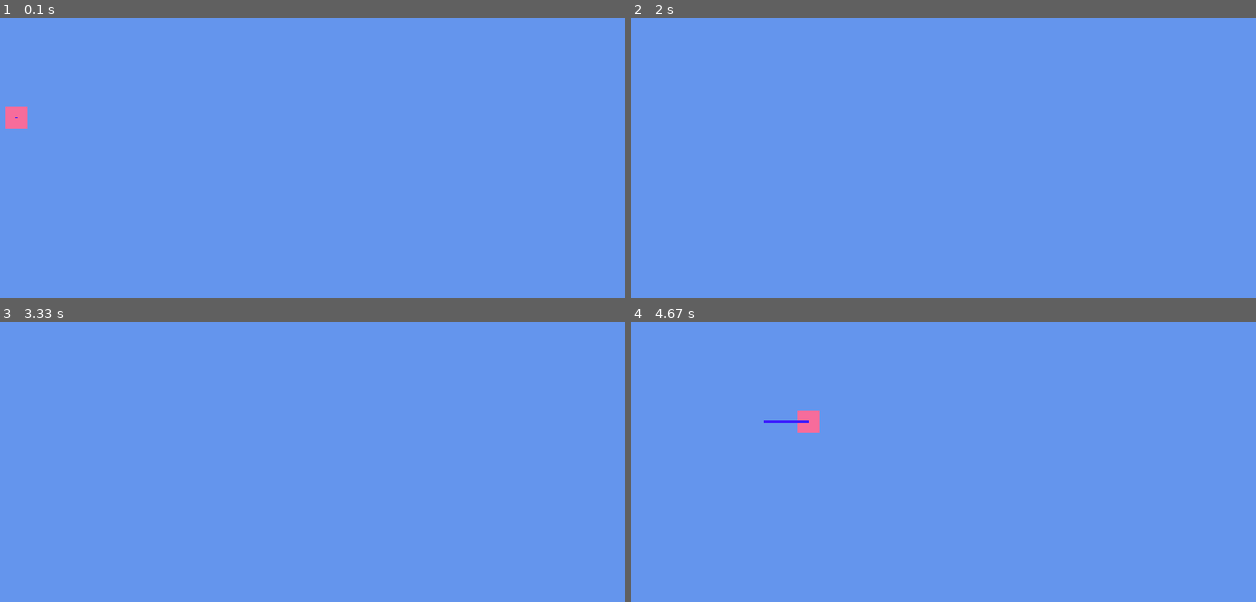
Above: before the commit, frames 1-4 (two rows, left to right).
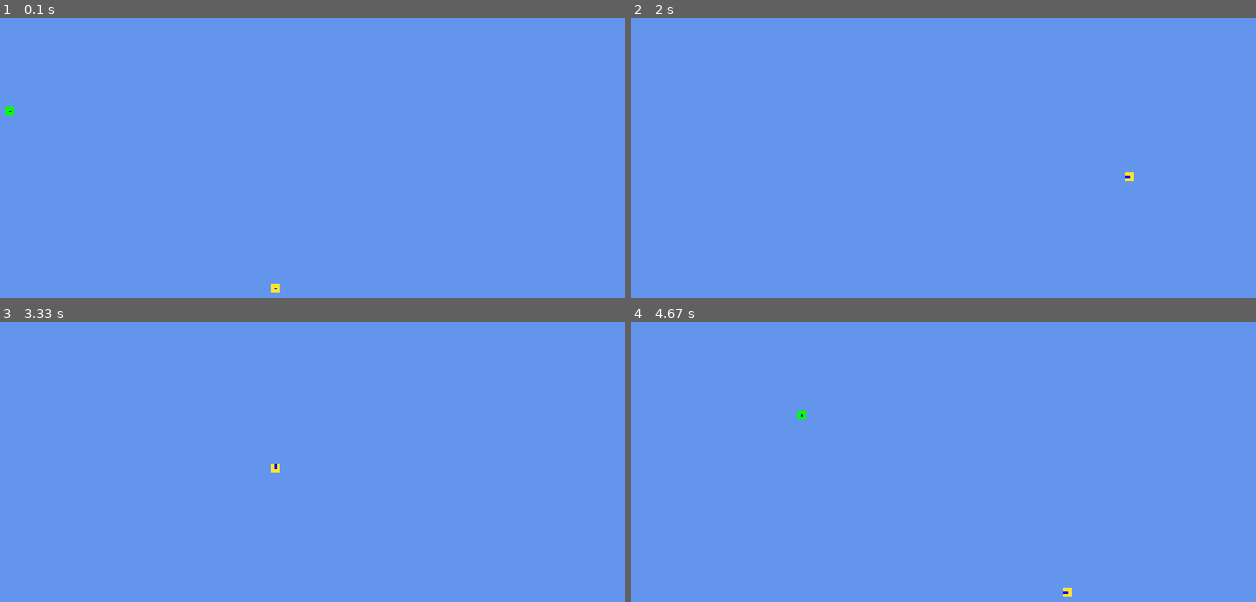
Above: after the commit, the same moments.

Repository: Nealan1998/Python-AI
Game: pygame game, started from PygameIntroBoyd/PygameIntroBoyd/PygameIntroBoyd.py
The game is run twice, just before and just after one commit, with the same random seed, the same clock (stepped at 60 frames per second) and the same inputs.
Inputs:
- Up to frame 1 (0.1 s): no input
- Up to frame 2 (2 s): hold D 0.33-0.8 s; hold W 0.83-1.13 s; hold D 1.17-1.63 s; hold A from 1.67 s (still down)
- Up to frame 3 (3.33 s): release A at 2.2 s; hold S 2.23-2.53 s; hold A 2.57-2.97 s; hold W from 3 s (still down)
- Up to frame 4 (4.67 s): release W at 3.37 s; hold D 3.4-4.03 s; hold S 4.07-4.43 s; hold A from 4.47 s (still down)

The runs differ from the first frame. In frame 1, 0.3% of the frame differs, in the area x 0-45%, y 31-99%; in frame 2, less than 0.1%; in frame 3, less than 0.1%; in frame 4, 0.4%, in the area x 21-71%, y 31-99%.

Commit message:
Added Enemy

Diff:
--- a/PygameIntroBoyd/PygameIntroBoyd/Constants.py
+++ b/PygameIntroBoyd/PygameIntroBoyd/Constants.py
@@ -1,7 +1,18 @@
 from Vector import Vector
 
 # Constants that will be accessed throughout project
+# World Constants
 FRAME_RATE = 60
 WORLD_WIDTH = 800
 WORLD_HEIGHT = 600
 BACKGROUND_COLOR = (100, 149, 237)
+SCREEN_SIZE = Vector(WORLD_WIDTH, WORLD_HEIGHT)
+
+# Player Constants
+PLAYER_SIZE = 10.0
+PLAYER_SPEED = 5.5
+PLAYER_COLOR = (255, 229, 44)
+
+# Enemy Constants
+ENEMY_SIZE = 10.0
+ENEMY_SPEED = 5
--- /dev/null
+++ b/PygameIntroBoyd/PygameIntroBoyd/Enemy.py
@@ -0,0 +1,43 @@
+import pygame
+import Constants
+from Vector import Vector
+
+class Enemy:
+
+    def __init__(self, position, size, speed):
+        self.position = position
+        self.size = size
+        self.speed = speed
+        self.velocity = Vector(0,0)
+        self.center = self.getCenter
+        self.color = (0, 255, 0)
+
+    def __str__(self):
+        return (f"Player Size: {str(self.size)}	Position: {str(self.position)}	Velocity: {str(self.velocity)}	Center: {str(self.center)}")
+
+    def draw(self, screen):
+        # Draw a square at the new position
+        pygame.draw.rect(screen, self.color,
+				   pygame.Rect(self.position.x, self.position.y, self.size, self.size))
+
+        # Drawl a line showing the expected velocity
+        pygame.draw.line(screen, (0,0,255), self.center.tuple() ,(self.center + self.velocity.scale(1)).tuple(),3 )
+
+    def update(self):
+        # Get key input from user]
+        direction = Vector(0,0)
+        pressed = pygame.key.get_pressed()
+        if pressed[pygame.K_a]: direction.x -= 1
+        if pressed[pygame.K_d]: direction.x += 1
+        if pressed[pygame.K_s]: direction.y += 1
+        if pressed[pygame.K_w]: direction.y -= 1
+
+        # Update information
+        self.velocity = direction.normalize()
+        self.position += self.velocity.scale(7)
+        self.center = self.getCenter() # + Vector(1,1).scale(self.size / 2)
+
+    def getCenter(self):
+        # Find the center of the object
+        center = self.position + Vector(1,1).scale((self.size / 2))
+        return center
--- a/PygameIntroBoyd/PygameIntroBoyd/Player.py
+++ b/PygameIntroBoyd/PygameIntroBoyd/Player.py
@@ -4,20 +4,25 @@
 
 class Player:
 
-	def __init__(self, position, velocity, size):
+	def __init__(self, position, speed, size, color):
 		# Set defaults for this specific player
 		self.position = position
-		self.velocity = velocity
+		self.speed = speed
+		self.velocity = Vector(0,0)
 		self.size = size
-		self.center = position + Vector(1,1).scale(size / 2)
+		self.color = color
+		self.center = self.getCenter()
+
+	def __str__(self):
+		return (f"Player Size: {str(self.size)}	Position: {str(self.position)}	Velocity: {str(self.velocity)}	Center: {str(self.center)}")
 
 	def draw(self, screen):
 		# Draw a square at the new position
-		pygame.draw.rect(screen, (247,108,155),
+		pygame.draw.rect(screen, self.color,
 				   pygame.Rect(self.position.x, self.position.y, self.size, self.size))
 
 		# Drawl a line showing the expected velocity
-		pygame.draw.line(screen, (59,28,255), self.center.tuple() ,(self.center + self.velocity.scale(50)).tuple(),3 )
+		pygame.draw.line(screen, (0,0,255), self.center.tuple() ,(self.center + self.velocity.scale(5)).tuple(),3 )
 
 	def update(self):
 		# Get key input from user
@@ -31,4 +36,9 @@
 		# Update information
 		self.velocity = direction.normalize()
 		self.position += self.velocity.scale(7)
-		self.center = self.position + Vector(1,1).scale(self.size / 2)
+		self.center = self.getCenter()#self.position + Vector(1,1).scale(self.size / 2)
+
+	def getCenter(self):
+		# Find the cetner of the object
+		center = self.position + Vector(1,1).scale((self.size / 2))
+		return center
--- a/PygameIntroBoyd/PygameIntroBoyd/PygameIntroBoyd.py
+++ b/PygameIntroBoyd/PygameIntroBoyd/PygameIntroBoyd.py
@@ -5,6 +5,7 @@
 # Import Assets
 from Vector import Vector
 from Player import Player
+from Enemy import Enemy
 
 ## Initialize and set window
 pygame.init()
@@ -13,8 +14,10 @@
 y = 100
 
 # Set the player with a position
-Player = Player(Vector(100, 100), Vector(0,0), 25)
+Player = Player(Constants.SCREEN_SIZE.scale(1/2), Constants.PLAYER_SPEED, Constants.PLAYER_SIZE, Constants.PLAYER_COLOR)
 
+# Set player
+Enemy = Enemy(Vector(100, 100), Constants.ENEMY_SIZE, Constants.ENEMY_SPEED)
 # Set clock to use constant frames per second
 clock = pygame.time.Clock()
 
@@ -30,7 +33,9 @@
 	screen.fill(Constants.BACKGROUND_COLOR)
 	Player.update()
 	Player.draw(screen)
-
+	Enemy.update()
+	Enemy.draw(screen)
+	#print(Player)
 
 	## Flip screen and keep game at 60 frames a second
 	pygame.display.flip()
Not shown, changed: PygameIntroBoyd/PygameIntroBoyd/PygameIntroBoyd.pyproj
